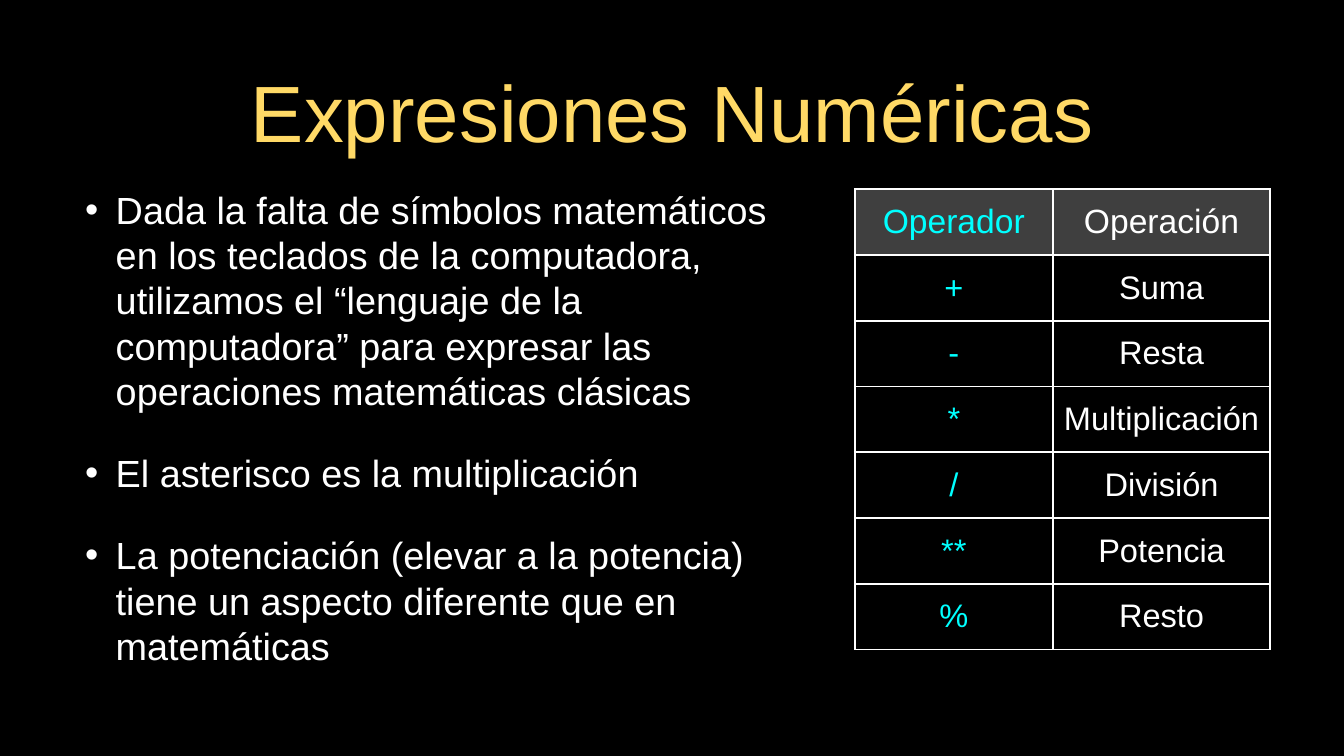
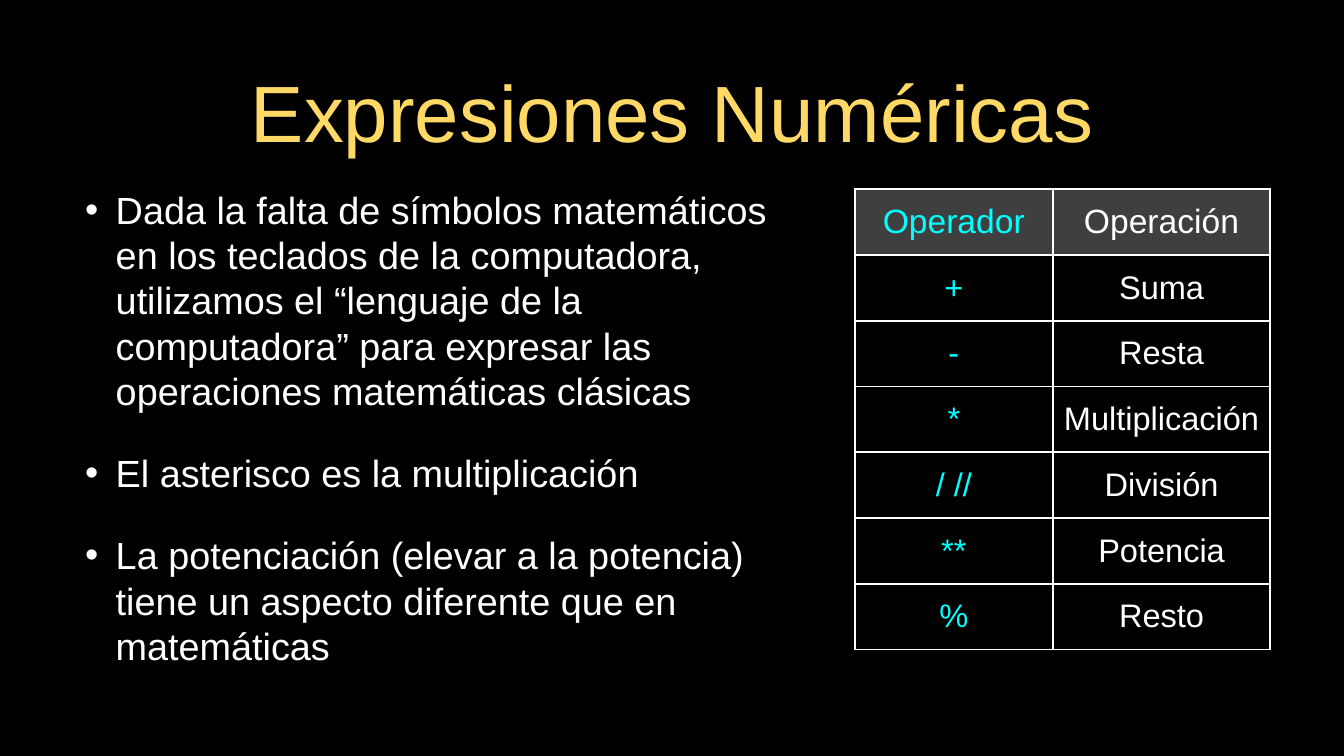
Before and after one commit to mentecatoDev/presentaciones, a slide deck: slide 16 of 02-Expresiones.odp. Drawn at 1344x756 pixels with LibreOffice and Linux fonts; fonts in the diff are those of the drawing. Boxes give left, top, right and bottom in pixels: in the first picture for what was removed or moved away, otherwise in the second. Text is boxed around its words. In the diff, an @@ line names an element or a change of style, - is before the commit and + after.

```diff
--- a/02-Expresiones.odp
+++ b/02-Expresiones.odp
@@ table at (855,189,1270,649) @@
-row 5, column 1: /
+row 5, column 1: / //
```
Also in this commit, not shown: 4 other slides changed, 4 other files.
